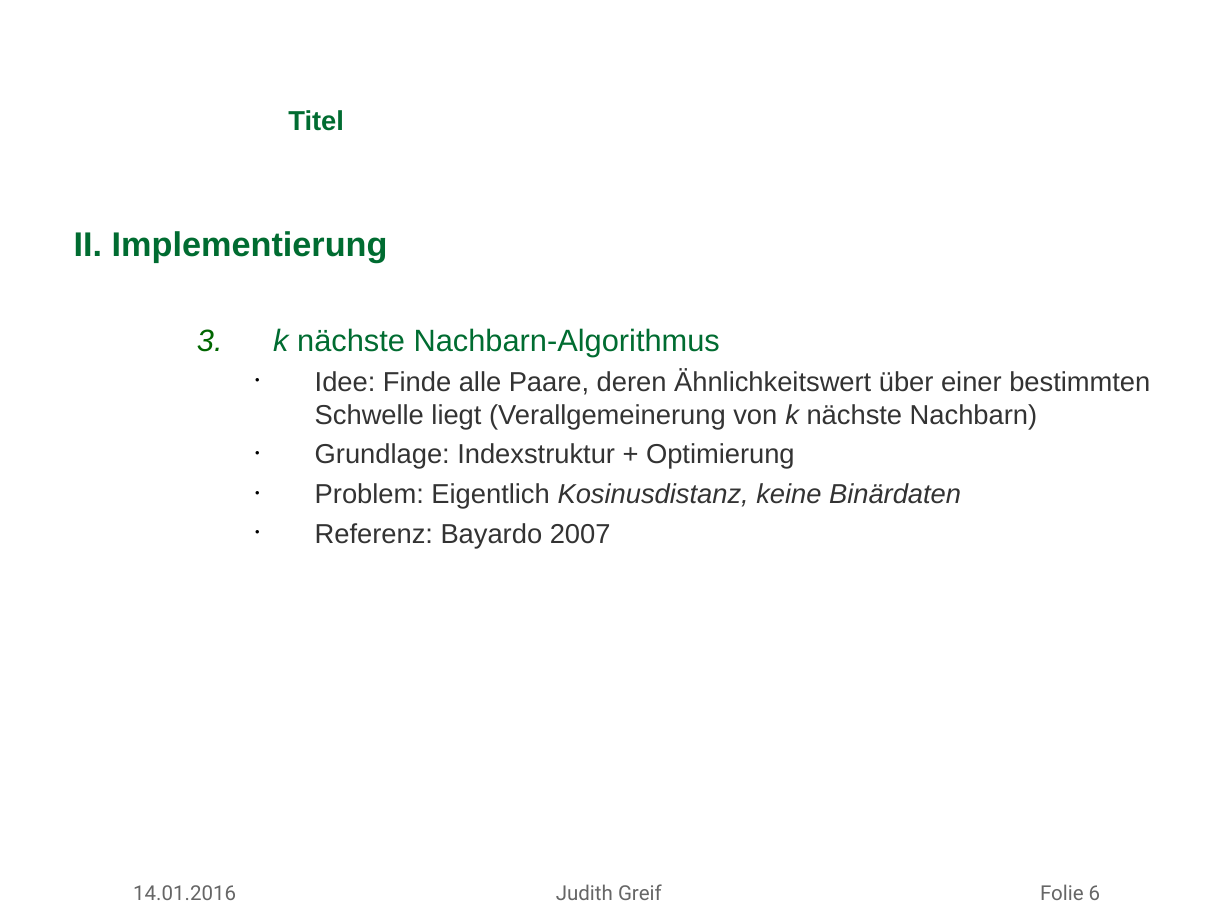
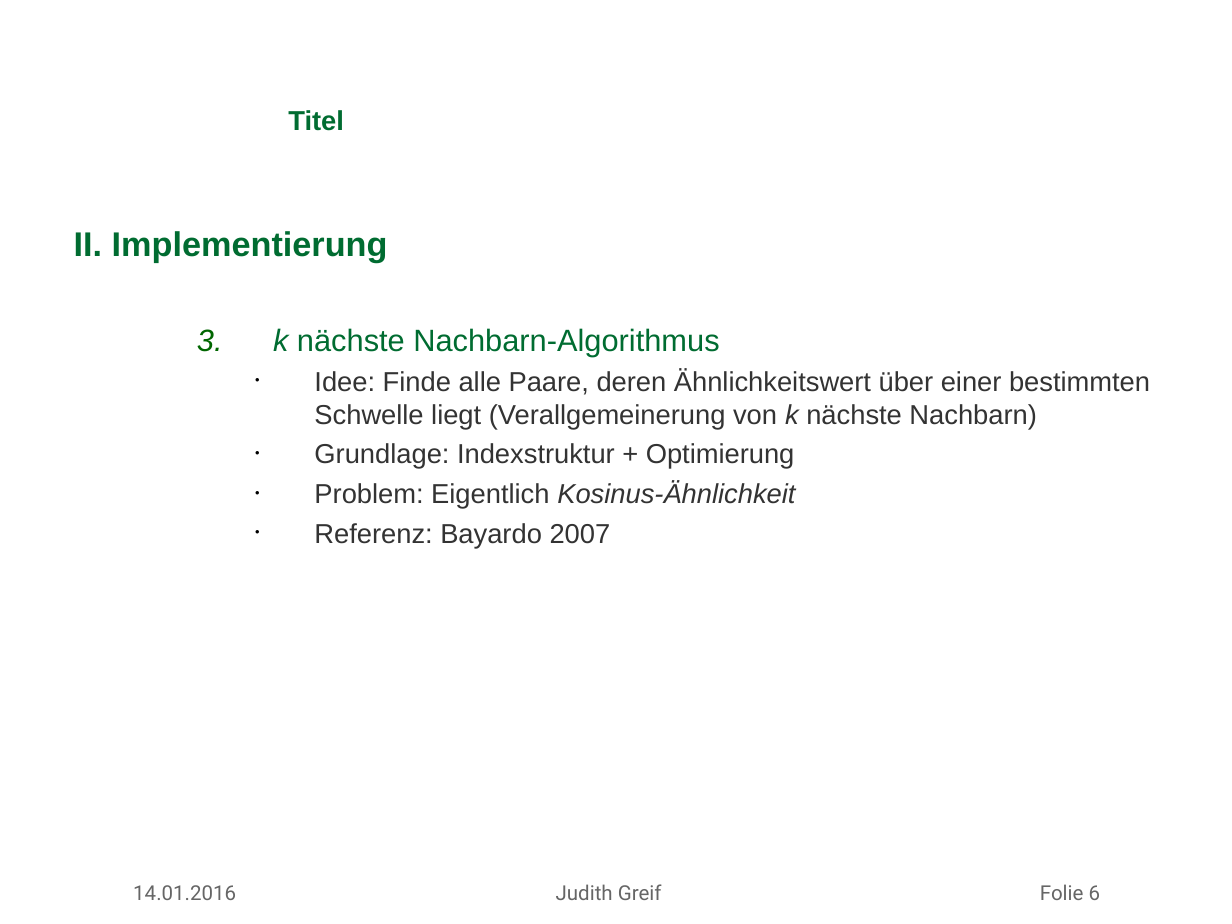
Before and after one commit to missgreenwood/masterarbeit, a slide deck: slide 6 of mdsg_latex_10062012/slides/antrittsvortrag_greif.ppt. Drawn at 1232x924 pixels with LibreOffice and Linux fonts; fonts in the diff are those of the drawing; background and template pictures are left out. Boxes give left, top, right and bottom in pixels: in the first picture for what was removed or moved away, otherwise in the second. Text is boxed around its words. In the diff, an @@ line names an element or a change of style, - is before the commit and + after.

```diff
--- a/mdsg_latex_10062012/slides/antrittsvortrag_greif.ppt
+++ b/mdsg_latex_10062012/slides/antrittsvortrag_greif.ppt
@@ text at [314, 370, 1150, 549]: indent changed @@
@@ text at [314, 482, 795, 509]: text changed @@
-    • Problem: Eigentlich Kosinusdistanz, keine Binärdaten
+    • Problem: Eigentlich Kosinus-Ähnlichkeit
```
Also in this commit, not shown: 5 other slides changed, 1 slide added, 3 other files.
